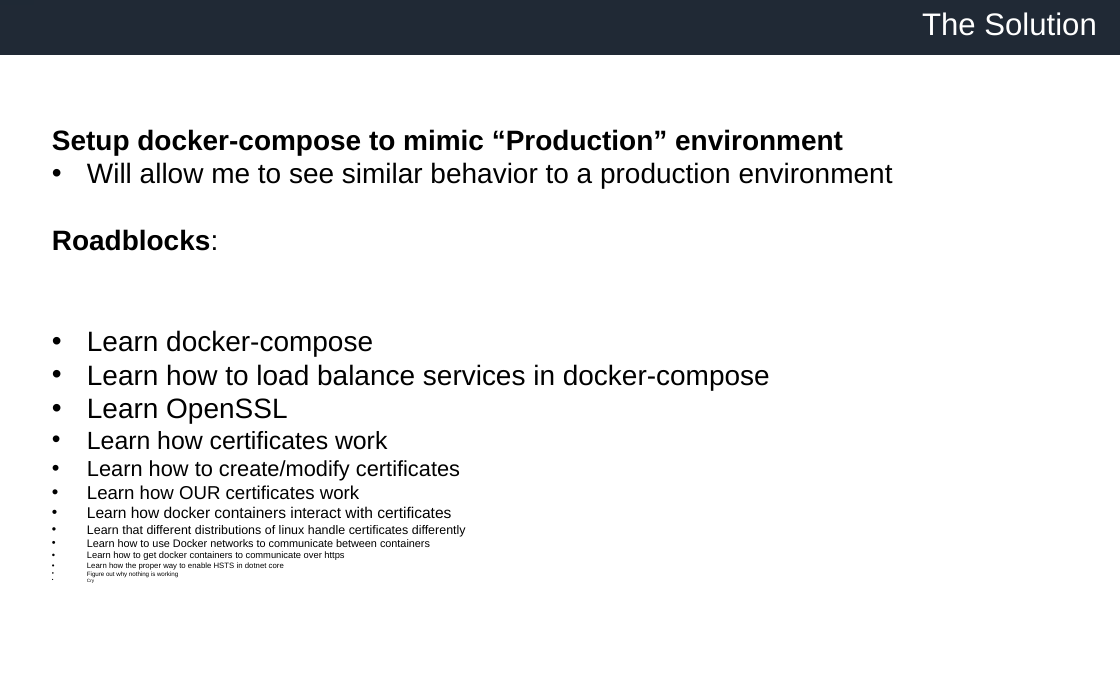
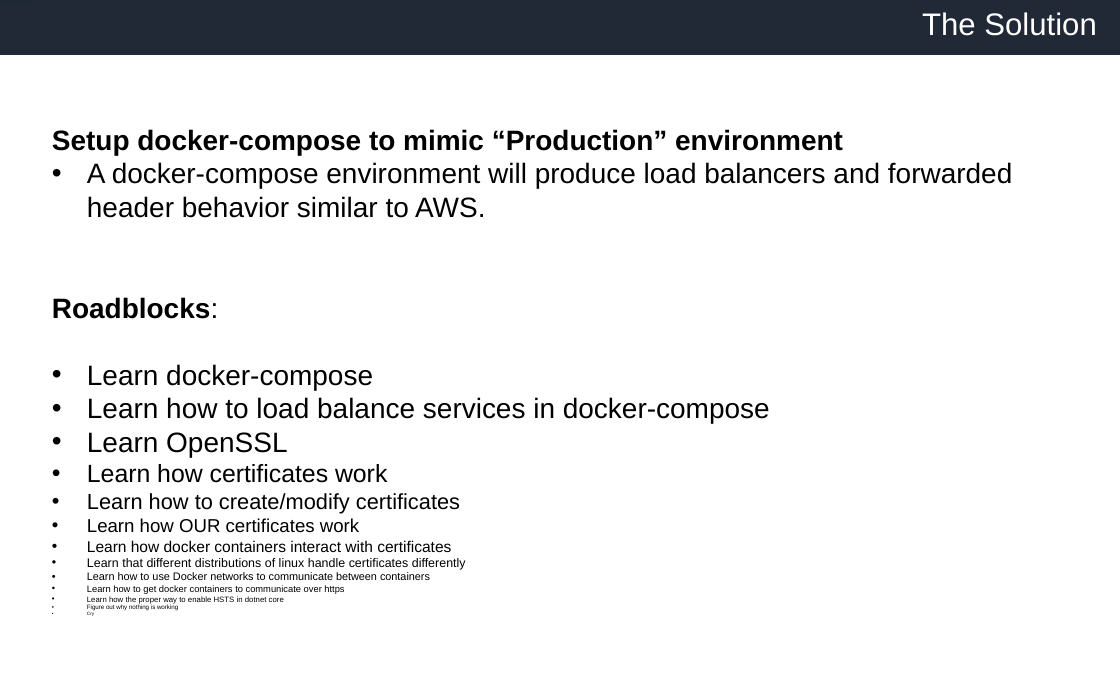
Before and after one commit to slomangino123/load-balanced-services, a slide deck: slide 5 of presentation.pptx (slide 4 before the commit). Drawn at 1120x700 pixels with LibreOffice and Linux fonts; fonts in the diff are those of the drawing; background and template pictures are left out. Boxes give left, top, right and bottom in pixels: in the first picture for what was removed or moved away, otherwise in the second. Text is boxed around its words. In the diff, an @@ line names an element or a change of style, - is before the commit and + after.

```diff
--- a/presentation.pptx
+++ b/presentation.pptx
@@ text at [87,162,1012,218]: text changed @@
-• Will allow me to see similar behavior to a production environment
+• A docker-compose environment will produce load balancers and forwarded header behavior similar to AWS.
```
Also in this commit, not shown: 3 other slides changed, 14 slides added.
